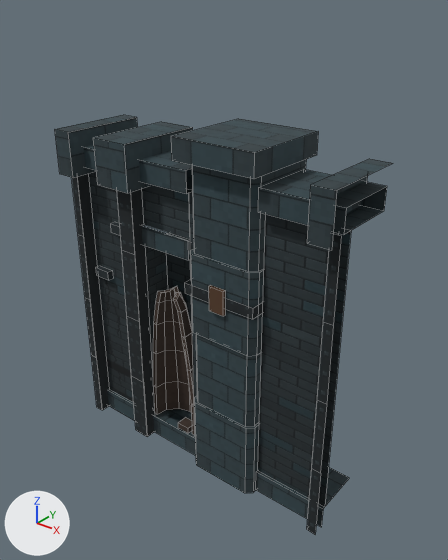
The FBX model pit-scene/kit/fbx/T1_Mid_A.fbx: old version first, new version second.
Rendered twice from a 50 mm camera at (5.12, -5.59, 6.86) aimed at (0.35, 0.37, 3.16). Lighting does not change. The marker at lower left points along +X, +Y and +Z. The first picture is the older version. Mesh edges are drawn as thin lines. Where no turn or scale is listed for an object, it has been applied to the vertices.

Names of what the first picture shows: 'T1_Mid_A'.
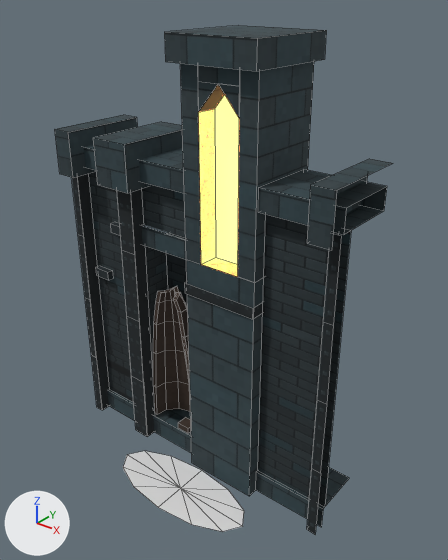
The change, as a list of edits to the scene's bpy script:
```text
Add img_t1_scenery_emit_png:
    img_t1_scenery_emit_png = load_image('T1_Scenery_Emit.png', '../../textures/T1_Scenery_Emit.png', 1024, 1024, 'sRGB')
Change mat_t1_scenery:
    where n0 = _N.new('ShaderNodeBsdfPrincipled'); n0.name = 'Principled BSDF'
    add n0.inputs[28].default_value = 4.0  # 'Emission Strength'
    add n3 = _N.new('ShaderNodeTexImage'); n3.name = 'Image Texture.001'
    add n3.image = img_t1_scenery_emit_png
    add _L.new(n3.outputs[0], n0.inputs[27])  # 'Color' to 'Emission Color'
Add mat_t1_beam:
    mat_t1_beam = principled_material('T1_Beam')
    mat_t1_beam.base_color = (0.8, 0.8, 0.8)  # white #e7e7e7
    mat_t1_beam.roughness = 0.4
Change me_t1_mid_a:
    used by ob_t1_mid_a; location = (0.0, 0.0, 0.0)
    remove me_t1_mid_a.from_pydata(...)  # 313 vertices, 194 faces; spans x -2.25..2.25, y -0.2..1.2, z 0.0..5.15
    add me_t1_mid_a.from_pydata(...)  # 300 vertices, 199 faces; spans x -2.25..2.25, y -1.03..1.2, z 0.0..6.32
    me_t1_mid_a part 1: the loose piece of 8 vertices spanning x -0.06..1.18, y -0.14..1.2, z 4.85..5.15 is scaled about its middle by (1.03, 1.01, 1.07), then moved by (0.0, -0.01, 1.16)
    me_t1_mid_a part 2: a new loose piece of 13 vertices spanning x -0.89..1.41, y -1.03..-0.07, z 0.05, in mat_t1_beam (white #e7e7e7)
    me_t1_mid_a part 3: the loose piece of 12 vertices spanning x 0.03..1.1, y 0.03..1.1, z 3.6..4.85 is deleted
    me_t1_mid_a part 4: the loose piece of 12 vertices spanning x 0.03..1.1, y 0.03..1.1, z 1.2..2.4 is deleted
    me_t1_mid_a part 5: the loose piece of 8 vertices spanning x 0.44..0.68, y -0.06..-0.02, z 2.9..3.26 is deleted
    me_t1_mid_a part 6
    22 vertices are removed from x 0.0..1.12, y 0.0..1.1, z 0.0..3.6
    12 faces are deleted
    15 vertices are added at x 0.0..1.12, y 0.0, z 0.0..6.0
    8 new vertices lie (0.0, 1.1, 0.0) away from vertices in x 0.0..1.12, y 0.0, z 3.5..6.0
    5 new vertices lie (0.0, 0.3, 0.0) away from vertices in x 0.26..0.86, y 0.0, z 3.5..5.8
    22 new faces join them, mat_t1_scenery
    add me_t1_mid_a.materials.append(mat_t1_beam)  # white #e7e7e7
```

Where the change shows, as pixel boxes (x1, y1, x2, y2) in the pictures (448 x 560 px; the box of a moved part takes in the faces that stretch with it):
'T1_Mid_A', surface changed, reshaped (21% taller)
    before: (55, 115, 392, 534)
    after: (55, 25, 392, 534)
part 1 of me_t1_mid_a, moved or reshaped
    before: (171, 119, 318, 179)
    after: (165, 25, 326, 71)
part 2 of me_t1_mid_a, added
    after: (123, 451, 244, 532)
part 3 of me_t1_mid_a, deleted
    before: (192, 160, 306, 272)
part 4 of me_t1_mid_a, deleted (cyan)
    before: (196, 334, 262, 427)
part 5 of me_t1_mid_a, deleted (brown)
    before: (209, 286, 225, 316)
part 6 of me_t1_mid_a, built on
    before: (190, 249, 264, 493)
    after: (180, 61, 314, 496)
